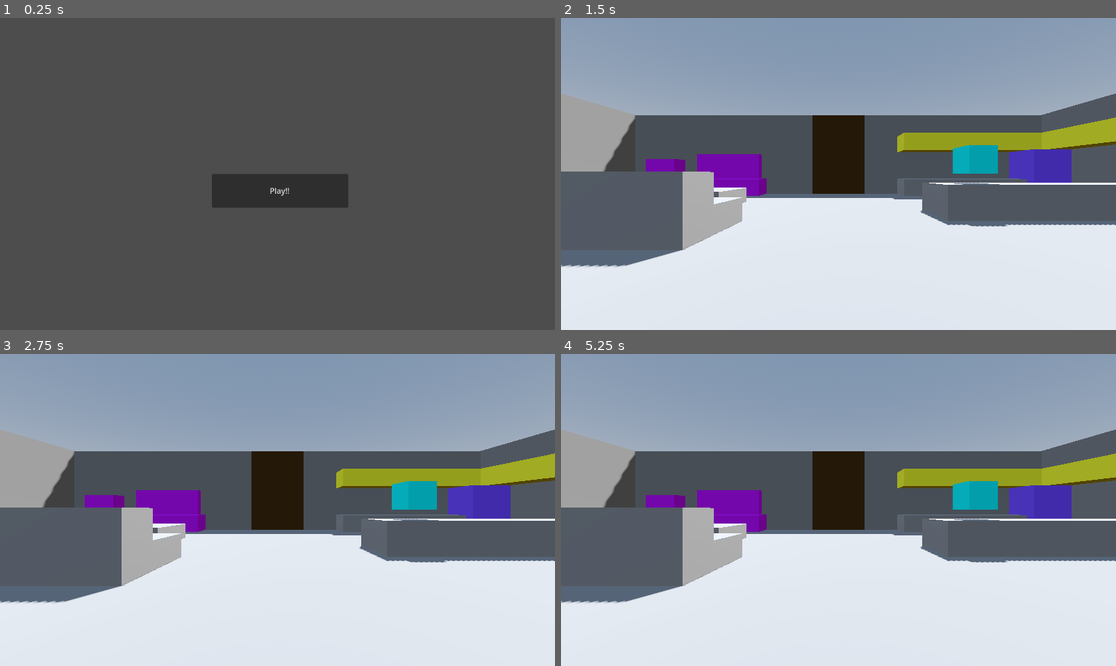
Above: before the commit, frames 1-4 (two rows, left to right).
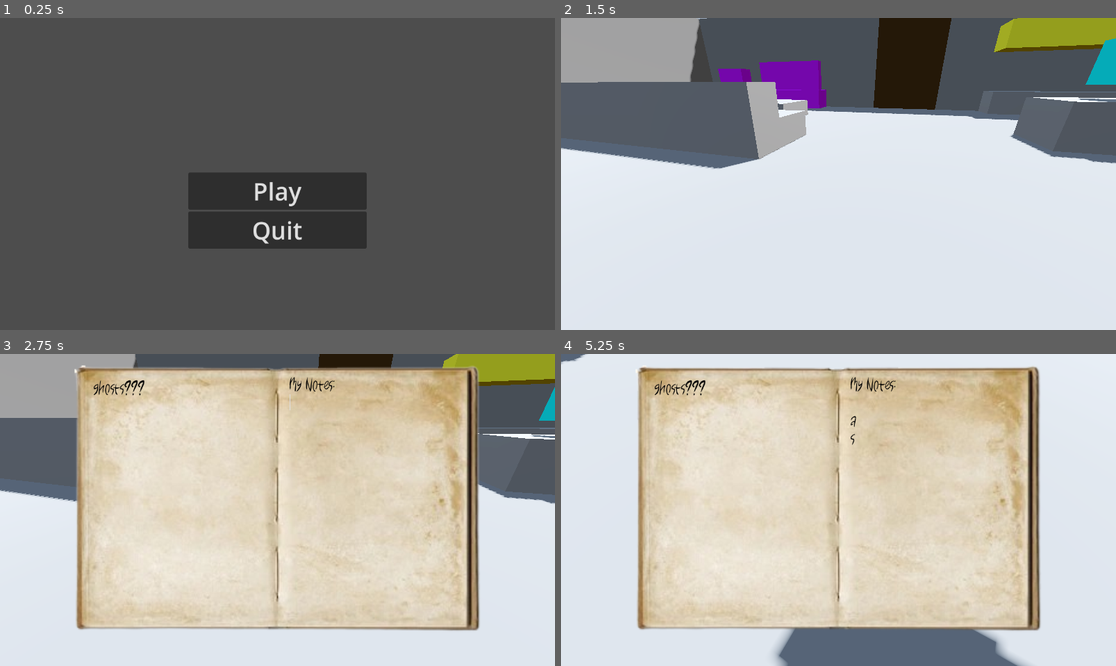
Above: after the commit, the same moments.

Repository: viamill/spooky-jam-2025
Game: Godot game, scene res://src/main_menu.tscn
Two runs of this game, one before a commit and one after it. Both use one fixed random seed, a clock stepped at 60 frames per second and the inputs below.
Inputs (mouse positions are in pixels of both pictures, inside the frame that each line leads up to):
- Up to frame 1 (0.25 s): no input
- Up to frame 2 (1.5 s): click (838, 189) at 0.5 s, where only the run before the commit has a clickable "Play!!"; tap Enter at 1.25 s; move the mouse to (810, 236) at 1.27 s; press the mouse at (810, 236) at 1.28 s; hold W (move_forward) from 1.28 s (still down)
- Up to frame 3 (2.75 s): keep holding W (move_forward); tap J (journal, bound only after the commit) at 1.55, 2.1 s; tap Space at 2 s; move the mouse to (444, 556) at 2.02 s; release the mouse at (444, 556) at 2.03 s; click (444, 556) at 2.3 s
- Up to frame 4 (5.25 s): tap Enter at 2.75, 4.25 s; move the mouse to (672, 463) at 2.77 s; release W (move_forward) at 2.78 s; press the mouse at (672, 463) at 2.78 s; hold A (move_left) 2.78-4.28 s; tap J (journal, bound only after the commit) at 3.05, 3.6, 4.55, 5.1 s; tap Space at 3.5 s; move the mouse to (866, 510) at 3.52 s; release the mouse at (866, 510) at 3.53 s; click (866, 510) at 3.8 s; move the mouse to (755, 432) at 4.27 s; press the mouse at (755, 432) at 4.28 s; hold S (move_backward) 4.28-5.03 s; tap Escape (escape, bound only after the commit) at 4.9 s; move the mouse to (960, 494) at 5.02 s; release the mouse at (960, 494) at 5.03 s; hold D (move_right) from 5.03 s (still down)

The runs differ from the first frame. In frame 1, 5.1% of the frame differs, in the area x 33-67%, y 49-74%; in frame 2, 59%; in frame 3, 80%; in frame 4, 89%, in the area x 0-100%, y 0-100%.
Error before the commit: Invalid access to property or key 'handle_input' on a base object of type 'null instance'. (res://src/game.gd:9)

Commit message:
Basic UI Added

Diff:
--- a/project.godot
+++ b/project.godot
@@ -47,3 +47,13 @@
 "events": [Object(InputEventMouseButton,"resource_local_to_scene":false,"resource_name":"","device":-1,"window_id":0,"a …(257 unchanged characters)…
 ]
 }
+escape={
+"deadzone": 0.2,
+"events": [Object(InputEventKey,"resource_local_to_scene":false,"resource_name":"","device":-1,"window_id":0,"alt_pressed":false,"shift_pressed":false,"ctrl_pressed":false,"meta_pressed":false,"pressed":false,"keycode":0,"physical_keycode":4194305,"key_label":0,"unicode":0,"location":0,"echo":false,"script":null)
+]
+}
+journal={
+"deadzone": 0.2,
+"events": [Object(InputEventKey,"resource_local_to_scene":false,"resource_name":"","device":-1,"window_id":0,"alt_pressed":false,"shift_pressed":false,"ctrl_pressed":false,"meta_pressed":false,"pressed":false,"keycode":0,"physical_keycode":74,"key_label":0,"unicode":106,"location":0,"echo":false,"script":null)
+]
+}
--- a/src/game.tscn
+++ b/src/game.tscn
@@ -1,14 +1,160 @@
-[gd_scene load_steps=4 format=3 uid="uid://ctgqoehp6yfro"]
+[gd_scene load_steps=10 format=3 uid="uid://ctgqoehp6yfro"]
 
 [ext_resource type="Script" uid="uid://c3sw6fi03be47" path="res://src/game.gd" id="1_xq6wo"]
 [ext_resource type="PackedScene" uid="uid://cpdl6ffkel75e" path="res://src/player/player.tscn" id="2_3msxb"]
 [ext_resource type="PackedScene" uid="uid://cd02mm4ktaqrk" path="res://temp/House_Level.tscn" id="2_xq6wo"]
+[ext_resource type="Script" uid="uid://bkltf3bi81jr" path="res://src/menus.gd" id="4_kc8ui"]
+[ext_resource type="Texture2D" uid="uid://0i48yl6lcaex" path="res://assets/notebook.png" id="5_bs6l1"]
+[ext_resource type="FontFile" uid="uid://b75avxfdmk0ss" path="res://assets/Silent Death.ttf" id="6_pk08u"]
+
+[sub_resource type="StyleBoxEmpty" id="StyleBoxEmpty_wqvko"]
+
+[sub_resource type="StyleBoxEmpty" id="StyleBoxEmpty_cdx1q"]
+
+[sub_resource type="StyleBoxEmpty" id="StyleBoxEmpty_4bcji"]
 
 [node name="Game" type="Node"]
 script = ExtResource("1_xq6wo")
 
-[node name="House Level" parent="." instance=ExtResource("2_xq6wo")]
+[node name="House_Level" parent="." instance=ExtResource("2_xq6wo")]
 
-[node name="Player" parent="House Level" instance=ExtResource("2_3msxb")]
+[node name="Player" parent="House_Level" instance=ExtResource("2_3msxb")]
 transform = Transform3D(1, 0, 0, 0, 1, 0, 0, 0, 1, 0, 0.5, 0)
-walk_speed = 2.0
+
+[node name="Menus" type="Control" parent="."]
+process_mode = 3
+layout_mode = 3
+anchors_preset = 0
+offset_right = 1152.0
+offset_bottom = 648.0
+mouse_filter = 2
+script = ExtResource("4_kc8ui")
+
+[node name="Journal" type="Control" parent="Menus"]
+visible = false
+anchors_preset = 0
+offset_right = 1152.0
+offset_bottom = 648.0
+
+[node name="Sprite2D" type="Sprite2D" parent="Menus/Journal"]
+position = Vector2(576, 324)
+scale = Vector2(2.5, 2.5)
+texture = ExtResource("5_bs6l1")
+
+[node name="TextEdit" type="TextEdit" parent="Menus/Journal"]
+layout_mode = 0
+offset_left = 194.0
+offset_top = 50.0
+offset_right = 549.0
+offset_bottom = 550.0
+theme_override_colors/font_readonly_color = Color(0, 0, 0, 1)
+theme_override_colors/font_color = Color(0, 0, 0, 1)
+theme_override_fonts/font = ExtResource("6_pk08u")
+theme_override_font_sizes/font_size = 35
+theme_override_styles/normal = SubResource("StyleBoxEmpty_wqvko")
+theme_override_styles/focus = SubResource("StyleBoxEmpty_cdx1q")
+theme_override_styles/read_only = SubResource("StyleBoxEmpty_4bcji")
+text = "ghosts???"
+editable = false
+
+[node name="TextEdit2" type="TextEdit" parent="Menus/Journal"]
+layout_mode = 0
+offset_left = 601.0
+offset_top = 43.0
+offset_right = 956.0
+offset_bottom = 543.0
+theme_override_colors/font_readonly_color = Color(0, 0, 0, 1)
+theme_override_colors/font_color = Color(0, 0, 0, 1)
+theme_override_fonts/font = ExtResource("6_pk08u")
+theme_override_font_sizes/font_size = 35
+theme_override_styles/normal = SubResource("StyleBoxEmpty_wqvko")
+theme_override_styles/focus = SubResource("StyleBoxEmpty_cdx1q")
+theme_override_styles/read_only = SubResource("StyleBoxEmpty_4bcji")
+text = "My Notes:
+"
+placeholder_text = "
+"
+wrap_mode = 1
+
+[node name="Pause" type="Control" parent="Menus"]
+visible = false
+anchors_preset = 0
+offset_right = 1152.0
+offset_bottom = 648.0
+
+[node name="VBoxContainer" type="VBoxContainer" parent="Menus/Pause"]
+layout_mode = 1
+anchors_preset = 8
+anchor_left = 0.5
+anchor_top = 0.5
+anchor_right = 0.5
+anchor_bottom = 0.5
+offset_left = -222.0
+offset_top = -182.5
+offset_right = 222.0
+offset_bottom = 182.5
+grow_horizontal = 2
+grow_vertical = 2
+alignment = 1
+
+[node name="Resume" type="Button" parent="Menus/Pause/VBoxContainer"]
+layout_mode = 2
+theme_override_font_sizes/font_size = 50
+text = "Resume"
+
+[node name="Quit" type="Button" parent="Menus/Pause/VBoxContainer"]
+layout_mode = 2
+theme_override_font_sizes/font_size = 50
+text = "Quit"
+
+[node name="GameOver" type="Control" parent="Menus"]
+visible = false
+anchors_preset = 0
+offset_right = 1152.0
+offset_bottom = 648.0
+
+[node name="ColorRect" type="ColorRect" parent="Menus/GameOver"]
+layout_mode = 0
+offset_right = 1152.0
+offset_bottom = 648.0
+color = Color(0, 0, 0, 1)
+
+[node name="VBoxContainer" type="VBoxContainer" parent="Menus/GameOver"]
+layout_mode = 1
+anchors_preset = 8
+anchor_left = 0.5
+anchor_top = 0.5
+anchor_right = 0.5
+anchor_bottom = 0.5
+offset_left = -222.0
+offset_top = -182.5
+offset_right = 222.0
+offset_bottom = 267.5
+grow_horizontal = 2
+grow_vertical = 2
+alignment = 1
+
+[node name="Restart" type="Button" parent="Menus/GameOver/VBoxContainer"]
+layout_mode = 2
+theme_override_font_sizes/font_size = 50
+text = "Play Again?"
+
+[node name="Quit" type="Button" parent="Menus/GameOver/VBoxContainer"]
+layout_mode = 2
+theme_override_font_sizes/font_size = 50
+text = "Quit"
+
+[node name="EndState" type="RichTextLabel" parent="Menus/GameOver"]
+layout_mode = 0
+offset_top = 100.0
+offset_right = 1152.0
+offset_bottom = 250.0
+theme_override_font_sizes/normal_font_size = 75
+text = "Invalid End State"
+scroll_active = false
+horizontal_alignment = 1
+
+[connection signal="pressed" from="Menus/Pause/VBoxContainer/Resume" to="Menus" method="close_menu"]
+[connection signal="pressed" from="Menus/Pause/VBoxContainer/Quit" to="Menus" method="quit"]
+[connection signal="pressed" from="Menus/GameOver/VBoxContainer/Restart" to="Menus" method="restart"]
+[connection signal="pressed" from="Menus/GameOver/VBoxContainer/Quit" to="Menus" method="quit"]
--- a/src/globals/game_manager.gd
+++ b/src/globals/game_manager.gd
@@ -17,4 +17,5 @@
 		cur_anomaly = next_anomaly
 		get_tree().change_scene_to_file("res://src/game.tscn")
 	else:
-		print("GAME WIN")
+		var menu = get_node("/root/Game/Menus")
+		menu.end_game(true)
--- a/src/interactables/bed.gd
+++ b/src/interactables/bed.gd
@@ -6,4 +6,5 @@
 	if game.anomaly_cleansed:
 		GameManager.next()
 	else:
-		print("GAME LOSS")
+		var menu = get_node("/root/Game/Menus")
+		menu.end_game(false)
--- a/src/main_menu.gd
+++ b/src/main_menu.gd
@@ -1,4 +1,7 @@
 extends Control
 
-func _on_button_pressed() -> void:
+func _on_play_pressed() -> void:
 	GameManager.start_game()
+
+func _on_quit_pressed() -> void:
+	get_tree().quit()
--- a/src/main_menu.tscn
+++ b/src/main_menu.tscn
@@ -11,12 +11,30 @@
 grow_vertical = 2
 script = ExtResource("1_guuao")
 
-[node name="Button" type="Button" parent="."]
-layout_mode = 0
-offset_left = 440.0
-offset_top = 324.0
-offset_right = 723.0
-offset_bottom = 394.0
-text = "Play!!"
+[node name="VBoxContainer" type="VBoxContainer" parent="."]
+layout_mode = 1
+anchors_preset = 8
+anchor_left = 0.5
+anchor_top = 0.5
+anchor_right = 0.5
+anchor_bottom = 0.5
+offset_left = -185.0
+offset_top = -24.0
+offset_right = 185.0
+offset_bottom = 176.0
+grow_horizontal = 2
+grow_vertical = 2
+alignment = 1
 
-[connection signal="pressed" from="Button" to="." method="_on_button_pressed"]
+[node name="Play" type="Button" parent="VBoxContainer"]
+layout_mode = 2
+theme_override_font_sizes/font_size = 50
+text = "Play"
+
+[node name="Quit" type="Button" parent="VBoxContainer"]
+layout_mode = 2
+theme_override_font_sizes/font_size = 50
+text = "Quit"
+
+[connection signal="pressed" from="VBoxContainer/Play" to="." method="_on_play_pressed"]
+[connection signal="pressed" from="VBoxContainer/Quit" to="." method="_on_quit_pressed"]
--- /dev/null
+++ b/src/menus.gd
@@ -0,0 +1,44 @@
+extends Control
+
+@onready var pause = $Pause
+@onready var journal = $Journal
+@onready var game_over = $GameOver
+@onready var game_over_text = $GameOver/EndState
+var cur_menu : Control = null
+
+func _ready() -> void:
+	print(get_path())
+
+func _unhandled_input(event: InputEvent) -> void:
+	if event.is_action_pressed("escape"):
+		print("escape")
+		if !cur_menu: open_menu(pause)
+		else: close_menu()
+	elif event.is_action_pressed("journal") and !cur_menu:
+		open_menu(journal)
+
+func end_game(win : bool):
+	if win: game_over_text.text = "You exorcised the ghost!"
+	else: game_over_text.text = "You've been possessed!"
+	open_menu(game_over)
+
+func open_menu(menu : Control):
+	get_tree().paused = true
+	Input.mouse_mode = Input.MOUSE_MODE_CONFINED
+	cur_menu = menu
+	cur_menu.visible = true
+
+func close_menu():
+	cur_menu.visible = false
+	cur_menu = null
+	Input.mouse_mode = Input.MOUSE_MODE_CAPTURED
+	get_tree().paused = false
+
+func quit() -> void:
+	get_tree().paused = false
+	InputStack.reset()
+	get_tree().change_scene_to_file("res://src/main_menu.tscn")
+
+func restart() -> void:
+	get_tree().paused = false
+	GameManager.start_game()
--- a/src/player/player.gd
+++ b/src/player/player.gd
@@ -2,10 +2,10 @@
 extends CharacterBody3D
 
 
-@export var walk_speed: float = 1.8
-@export var acceleration: float = 15.0
+@export var walk_speed: float = 5.0
+@export var acceleration: float = 20.0
 
-var mouse_sensitivity: float = 0.1
+var mouse_sensitivity: float = 0.25
 
 var _input_dir: Vector2
 
Binary file added: assets/Silent Death.ttf
Not shown, added: assets/Silent Death.ttf.import
Binary file added: assets/notebook.png
Not shown, added: assets/notebook.png.import
Not shown, added: src/menus.gd.uid
Not shown: 1 places in temp/House_Level.tscn that only renumber resources
